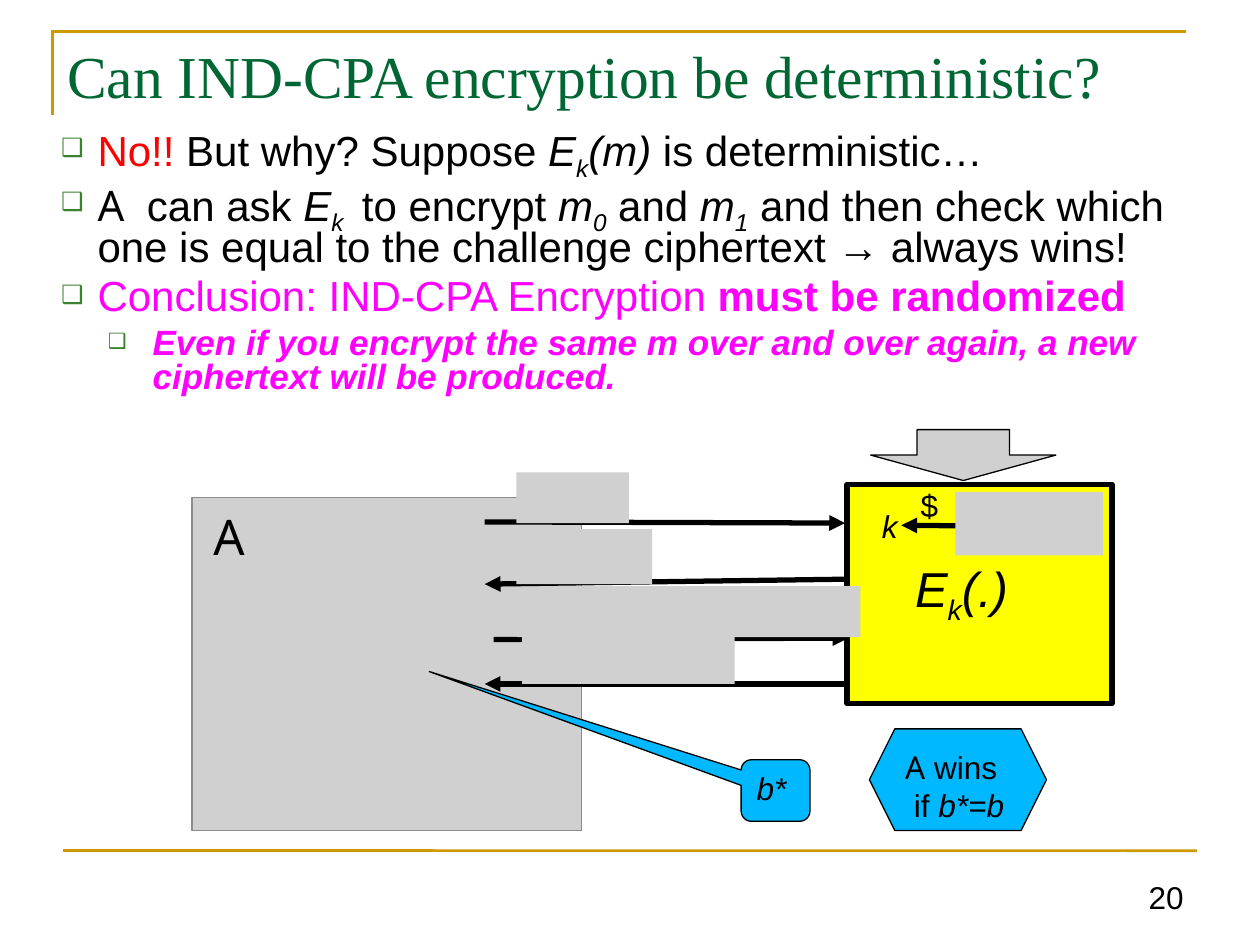
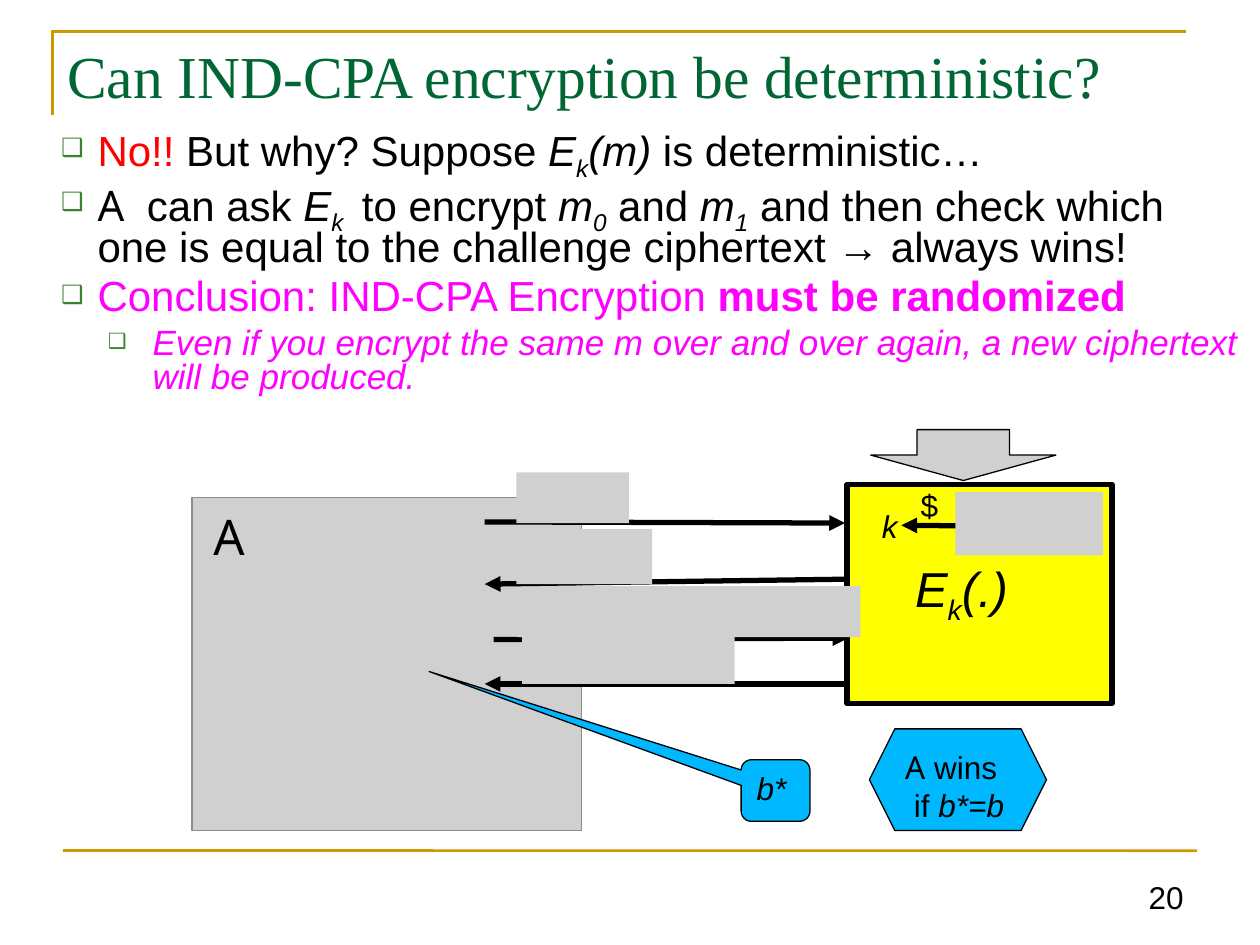
Before and after one commit to GhadaAlmashaqbeh/GhadaAlmashaqbeh.github.io, a slide deck: slide 20 of courses/cse3400-f2026/lecture4.pptx. Drawn at 1260x945 pixels with LibreOffice and Linux fonts; fonts in the diff are those of the drawing; grey boxes stand for pictures. Boxes give left, top, right and bottom in pixels: in the first picture for what was removed or moved away, otherwise in the second. Text is boxed around its words. In the diff, an @@ line names an element or a change of style, - is before the commit and + after.

```diff
--- a/courses/cse3400-f2026/lecture4.pptx
+++ b/courses/cse3400-f2026/lecture4.pptx
@@ text at <box>153,329,1237,396</box>: bold off in "Even if you encrypt the same m ..." @@
```
Also in this commit, not shown: 14 other slides changed, 4 other files.
